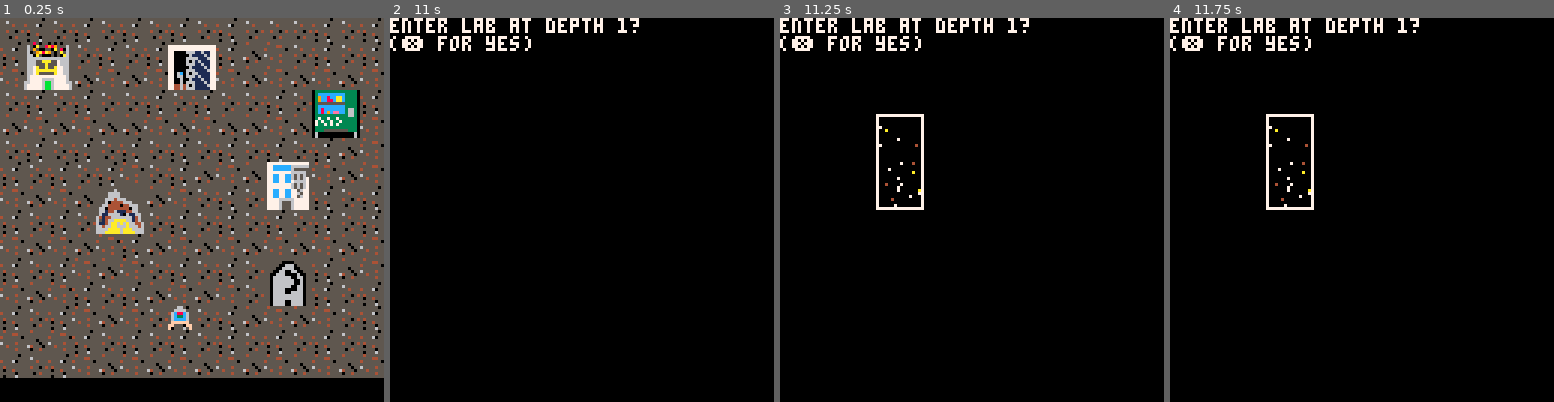
Above: before the commit, frames 1-4 (left to right).
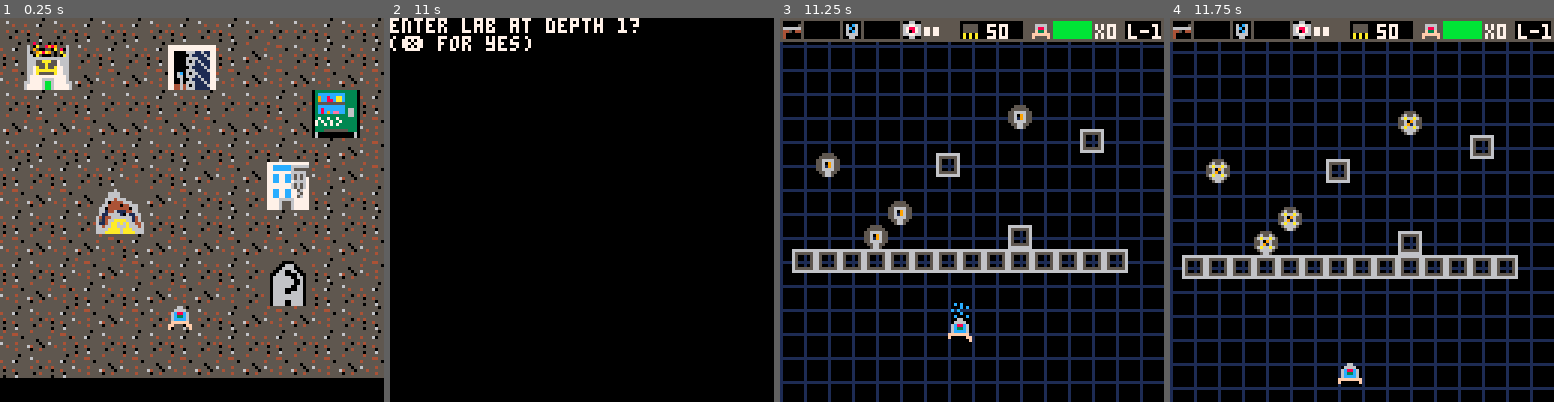
Above: after the commit, the same moments.

Repository: ash2q/escape_this
Game: PICO-8 cartridge escape_this.p8
Same seed, same stepped clock (60 frames per second), same inputs: the game is played once before the commit and once after it.
Inputs:
- Up to frame 1 (0.25 s): no input
- Up to frame 2 (11 s): tap O (Z key) at 0.33, 1.07, 2.22, 3.72, 5.22, 6.72, 8.22, 9.72 s; tap Down at 0.7 s; tap X (X key) at 1.43, 2.07, 2.82, 3.57, 4.32, 5.07, 5.82, 6.57, 7.32, 8.07, 8.82, 9.57, 10.32 s; hold Up 1.97-2.63 s; hold Right 2.68-3.02 s; hold Down 3.07-3.73 s; hold Left 3.78-4.12 s; hold Up 4.17-4.5 s; hold Left 4.55-5.05 s; hold Right 5.1-5.93 s; hold Up 5.98-6.65 s; hold Right 6.7-7.03 s; hold Down 7.08-7.75 s; hold Left 7.8-8.13 s; hold Up 8.18-8.52 s; hold Left 8.57-9.07 s; hold Right 9.12-9.95 s; hold Up 10-10.67 s; hold Right from 10.72 s (still down)
- Up to frame 3 (11.25 s): release Right at 11.05 s; tap X (X key) at 11.07 s; hold Down from 11.1 s (still down); tap O (Z key) at 11.22 s
- Up to frame 4 (11.75 s): keep holding Down

Frames 1-2 are identical in both runs. In frame 3, 32% of the frame differs, in the area x 0-100%, y 0-100%; in frame 4, 33%.

Commit message:
Partially working enemy spawn with scrolling

Diff:
--- a/escape_this.p8
+++ b/escape_this.p8
@@ -13,9 +13,9 @@
 acnt=1
 
 scroll_speed=10
-map_height=128*4
-
-map_y=(map_height/8)+64
+map_height=128*2
+
+map_y=nil
 
 function contains(t,v)
 	for i in all(t) do
@@ -604,6 +604,10 @@
 			" complete!\n"..
 "❎ to check loot and continue\n"..
 "🅾️ to return to map")
+			palt(0,false)
+			spr(192,96,32,2,2)
+			spr(224,96,32+16,2,2)
+			palt(0,true)
 			end
 		goto_prompt(next_stage,
 			stage_exit)
@@ -656,6 +660,10 @@
 			extcmd("reset")
 			stop()
 		end
+		palt(0,false)
+		spr(192,96,32,2,2)
+		spr(224,32,32+16,2,2)
+		palt(0,true)
 	else
 		print("it seems as though you")
 		print("have another chance")
@@ -1788,7 +1796,7 @@
 				e.spec.anim[1],
 				e.x-4,e.y-4)
 		end
-		if (e.x>124 or e.x<0) or
+		if (e.x>125 or e.x<0) or
 			(e.y>132 or e.y<0) then
 			printh("deleted out of bounds enemy")
 			del(enemies, e)
@@ -1923,14 +1931,35 @@
 end
 
 function scroll_enemies()
+	map_y-=1
 	for e in all(enemies) do
 		e.y+=1
 	end
-	for e in all(stage_enemies) do
-		if e.y-map_y==8 then
-			e.spawn(e.x*8,e.y-map_y)
-		end
-	end
+	for x=1,14 do
+		if map_y%8==0 then
+			c=sget(x,96+(map_y/8))
+		else
+			c=0
+		end
+		printh("c: "..c)
+		spawn=e_map[c]
+		if spawn!=nil then
+			printh("spawn enemy")
+			spawn(x*8,8)
+		end
+	end
+end
+--populates initial enemies
+--before scrolling
+function spawn_stage()
+	map_y=map_height
+	for i=0,80 do
+		scroll_enemies()
+	end
+	--for x=1,14 do
+	--	for y=1,map_height/8-1 do
+	--	end
+	--end
 end
 -->8
 --stages and maps
@@ -2017,7 +2046,7 @@
 			lab_gen_x)
 end
 
-function lab_gen1(d)
+function lab_gen1()
 	pool={
 		4,4, --spitters
 		10, --fliers
@@ -2075,11 +2104,8 @@
 		gen=lab_stage_gens[lab_depth]
 	end
 	reset_sb()
-	gen(lab_depth)
-	palt(0,false)
-	spr(192,32,32,2,2)
-	spr(224,32,32+16,2,2)
-	stop()
+	lab_gen1()
+	spawn_stage()
 end
 
 
@@ -2097,8 +2123,8 @@
 		enemies={}
 		stage_enemies={}
 		for x=1,14 do
-			for y=1,map_height/8-1 do
-				sset(x,y,0)
+			for y=1,(256/8)-2 do
+				sset(x,y+96,0)
 				if opt.rate>rnd() then
 					printh("make enemy")
 					--spawn enemy
@@ -2110,7 +2136,7 @@
 			end
 		end
 		--check min and max
-	 c=e_count_no_walls()
+	 --c=e_count_no_walls()
 	 --printh(c)
 	 --todo: until get a gauge of
 	 --enemy counts is fun..
